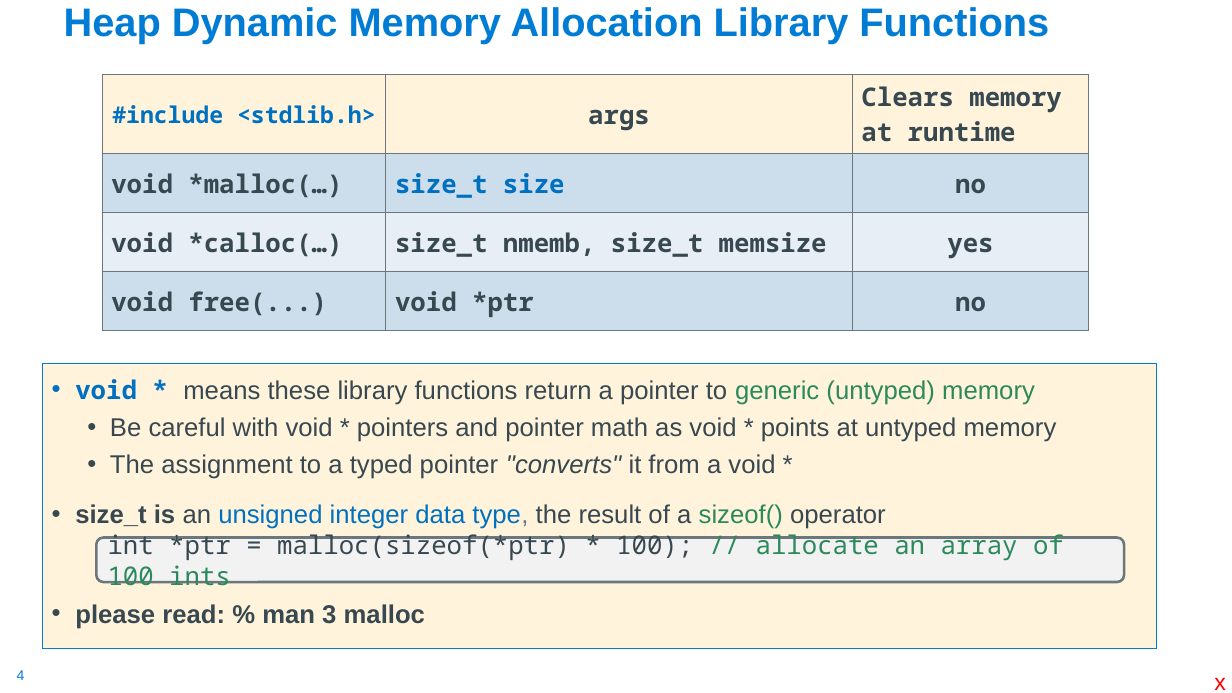
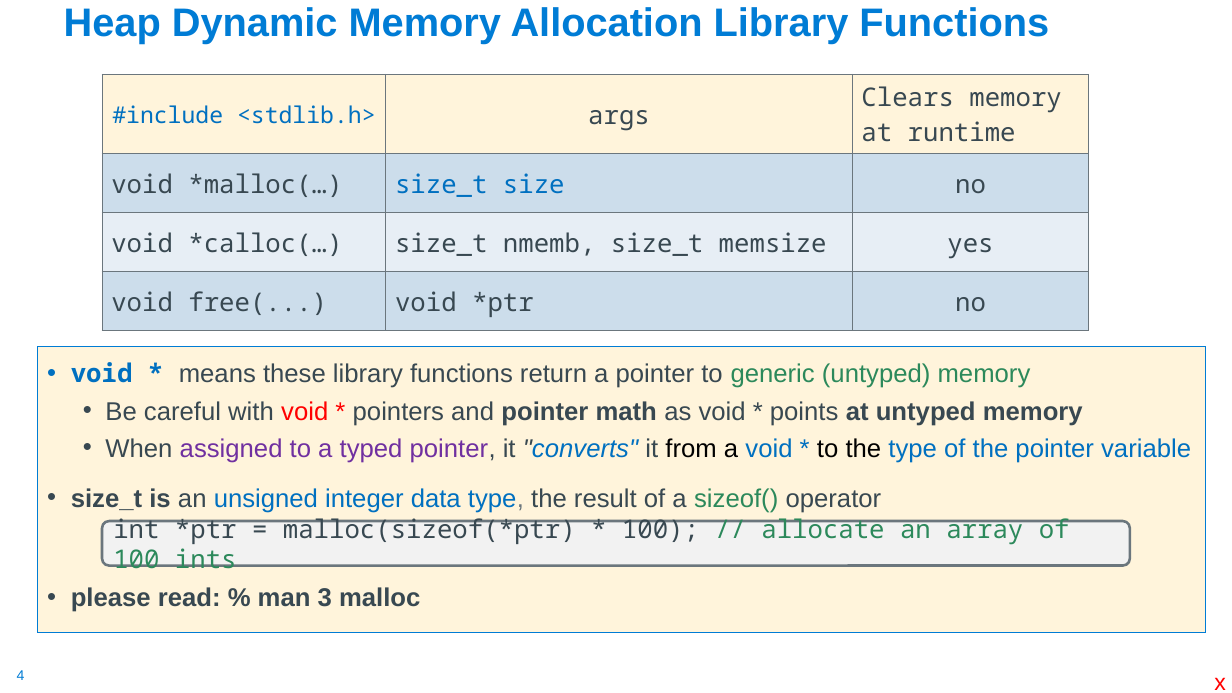
Before and after one commit to cse30-sp24/Muller-Slides, a slide deck: slide 4 of 03-C-Part3.pptx. Drawn at 1232x693 pixels with LibreOffice and Linux fonts; fonts in the diff are those of the drawing. Boxes give left, top, right and bottom in pixels: in the first picture for what was removed or moved away, otherwise in the second. Text is boxed around its words. In the diff, an @@ line names an element or a change of style, - is before the commit and + after.

```diff
--- a/03-C-Part3.pptx
+++ b/03-C-Part3.pptx
@@ table at bbox=[102, 75, 1089, 323] @@
@@ bold off @@
@@ rectangle "void * means these library ...": place and size @@
-rectangle "void * means these library ..." at bbox=[43, 363, 1157, 649]
+rectangle "void * means these library ..." at bbox=[38, 347, 1205, 632]
@@ text in rectangle at bbox=[105, 401, 1083, 426]: text colour #384851 to #FF0000 in "void *"; bold on in "pointer math at untyped memory" @@
@@ text in rectangle at bbox=[105, 438, 1191, 463]: text changed; text colour #384851 to #0070C0 @@
-  • The assignment to a typed pointer "converts" it from a void *
+  • When assigned to a typed pointer, it "converts" it from a void * to the type of the pointer variable
@@ rounded rectangle "int *ptr = malloc(sizeof(*ptr) * ...": place and size @@
-rounded rectangle "int *ptr = malloc(sizeof(*ptr) * ..." at bbox=[96, 538, 1124, 582]
+rounded rectangle "int *ptr = malloc(sizeof(*ptr) * ..." at bbox=[102, 521, 1129, 566]
```
Also in this commit, not shown: 14 other slides changed, 5 other files.
